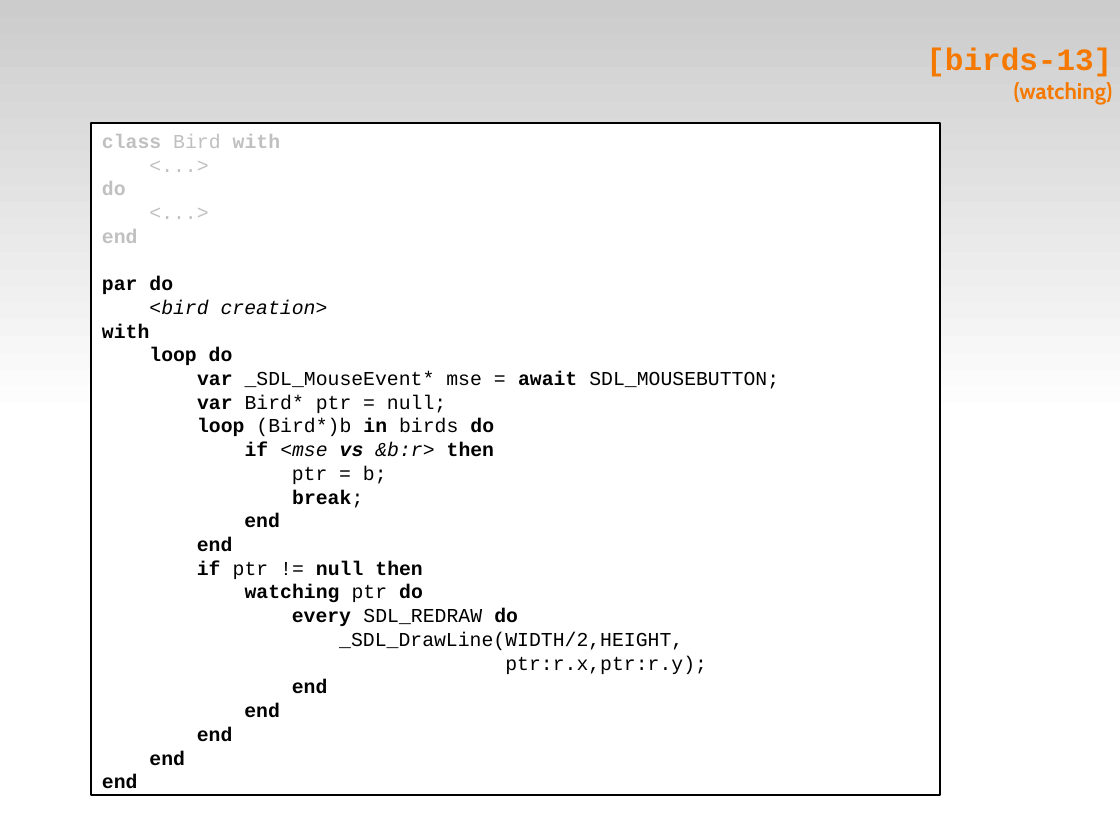
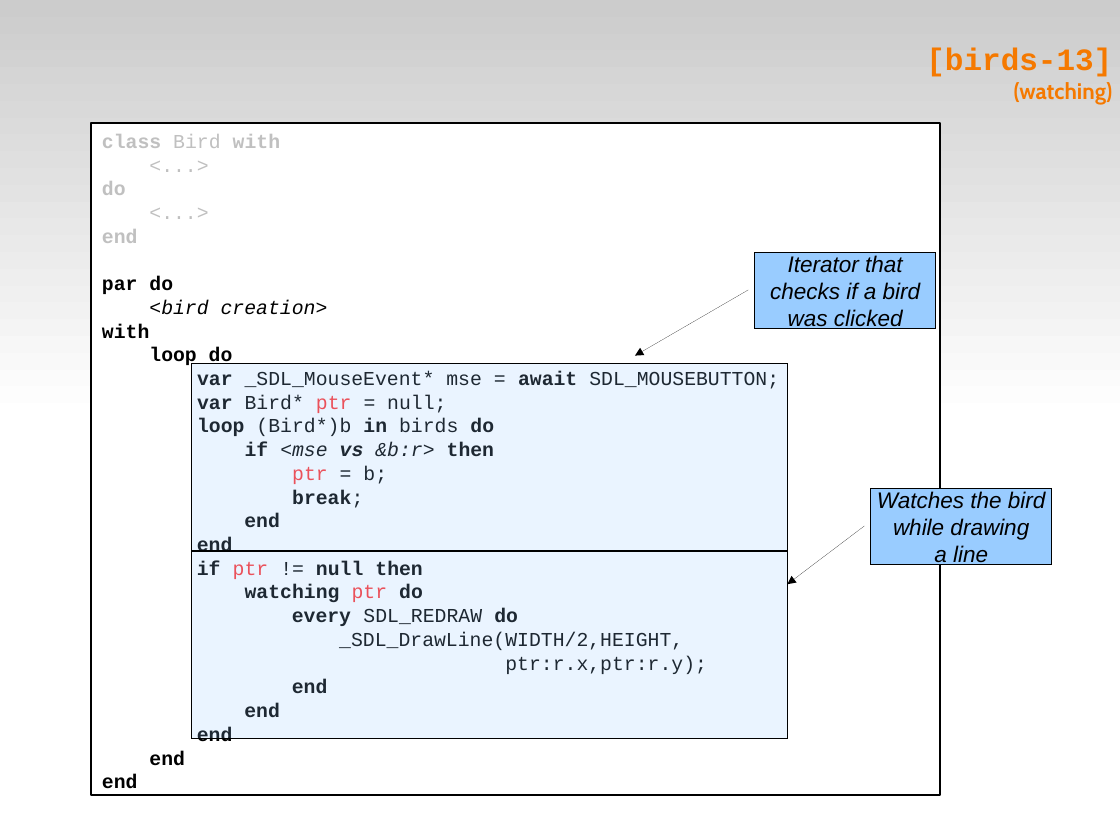
Before and after one commit to fsantanna-no/ceu-docs, a slide deck: slide 26 of ceu_stl.odp. Drawn at 1120x840 pixels with LibreOffice and Linux fonts; fonts in the diff are those of the drawing. Boxes give left, top, right and bottom in pixels: in the first picture for what was removed or moved away, otherwise in the second. Text is boxed around its words. In the diff, an @@ line names an element or a change of style, - is before the commit and + after.

```diff
--- a/ceu_stl.odp
+++ b/ceu_stl.odp
@@ rectangle added at (x1=755, y1=253, x2=936, y2=329), fill #99CCFF, outline #000000 0 pt, 16 pt, text #000000, italic @@
+Iterator that
+checks if a bird
+was clicked
@@ arrow added from (748, 290) to (635, 356), #000000 0 pt @@
@@ rectangle added at (x1=191, y1=364, x2=788, y2=552), fill #99CCFF at 20% opacity, outline #000000 0 pt @@
@@ text in rectangle at (x1=197, y1=395, x2=446, y2=602): text colour #000000 to #FF3333 in "ptr", "ptr", "ptr", "ptr" @@
@@ rectangle added at (x1=871, y1=489, x2=1052, y2=565), fill #99CCFF, outline #000000 0 pt, 16 pt, text #000000, italic @@
+Watches the bird
+while drawing
+a line
@@ arrow added from (865, 526) to (788, 584), #000000 0 pt @@
@@ rectangle added at (x1=191, y1=552, x2=788, y2=740), fill #99CCFF at 20% opacity, outline #000000 0 pt @@
```
Also in this commit, not shown: 14 other slides changed, 5 other files.
